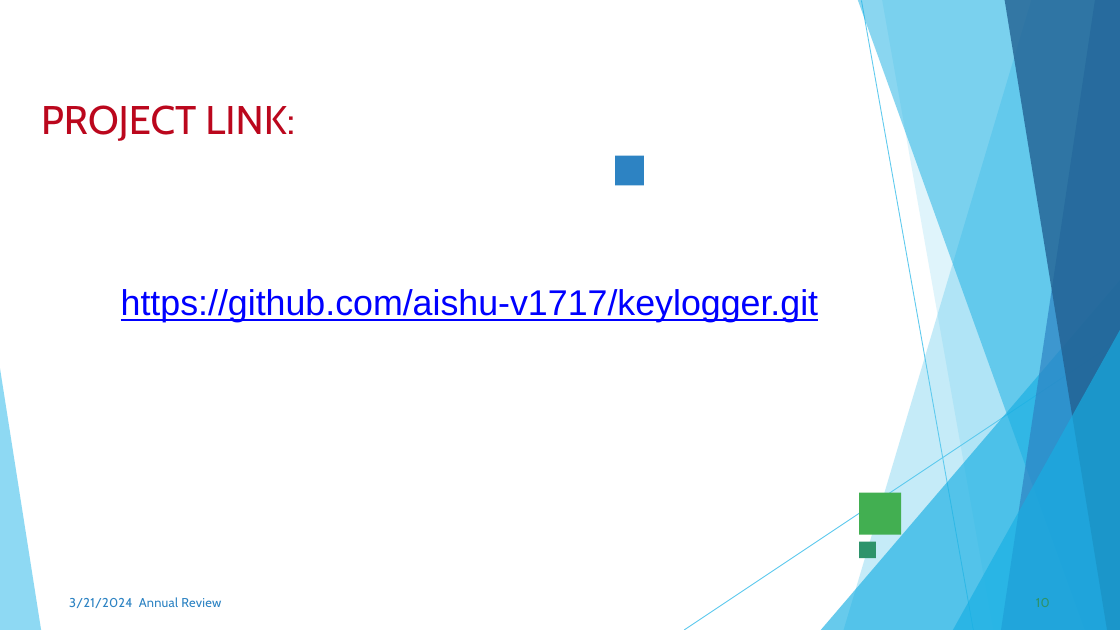
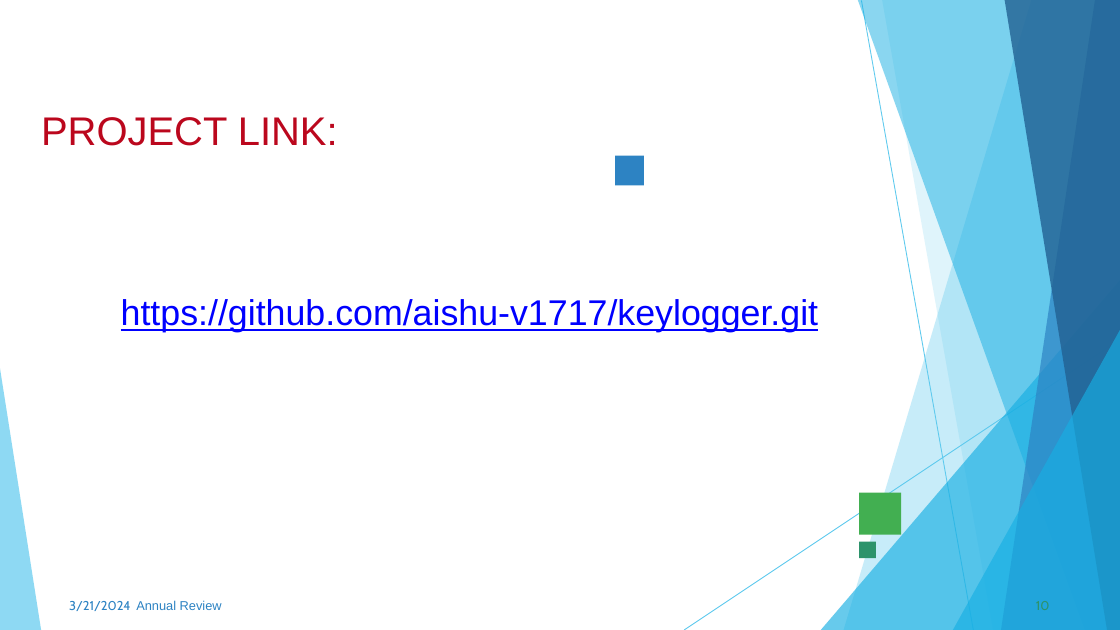
Before and after one commit to aishu-v1717/keylogger, a slide deck: slide 16 of AISH PROJECTs.pptx.pptx. Drawn at 1120x630 pixels with LibreOffice and Linux fonts; fonts in the diff are those of the drawing; background and template pictures are left out. Boxes give left, top, right and bottom in pixels: in the first picture for what was removed or moved away, otherwise in the second. Text is boxed around its words. In the diff, an @@ line names an element or a change of style, - is before the commit and + after.

```diff
--- a/AISH PROJECTs.pptx.pptx
+++ b/AISH PROJECTs.pptx.pptx
@@ freeform shape at box(843, 0, 1120, 630): fill #5FCAEE at 36% opacity to #5FCAEE at 35% opacity @@
@@ text "PROJECT LINK:" at box(41, 117, 338, 146): font Cabin to Arial; line spacing 72pt to 1.4 @@
@@ text "https://github.com/aishu-v1717/keylogger.git" at box(121, 299, 818, 333): line spacing 64.4pt to 1.4 @@
@@ text "3/21/2024 Annual Review" at box(69, 600, 222, 611): font Cabin to Arial in "Annual Review"; letter spacing 0.3 to 0 pt; line spacing 19.1pt to 1.16 @@
@@ text "10" at box(1036, 601, 1050, 610): letter spacing 0.1 to 0 pt; line spacing 19.8pt to 1.2 @@
```
Also in this commit, not shown: 16 other slides changed.
